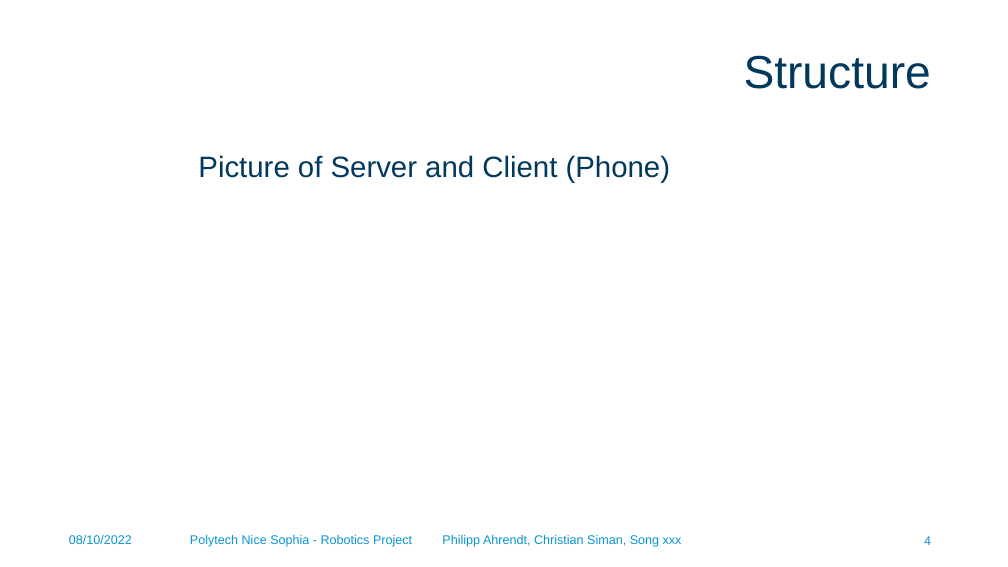
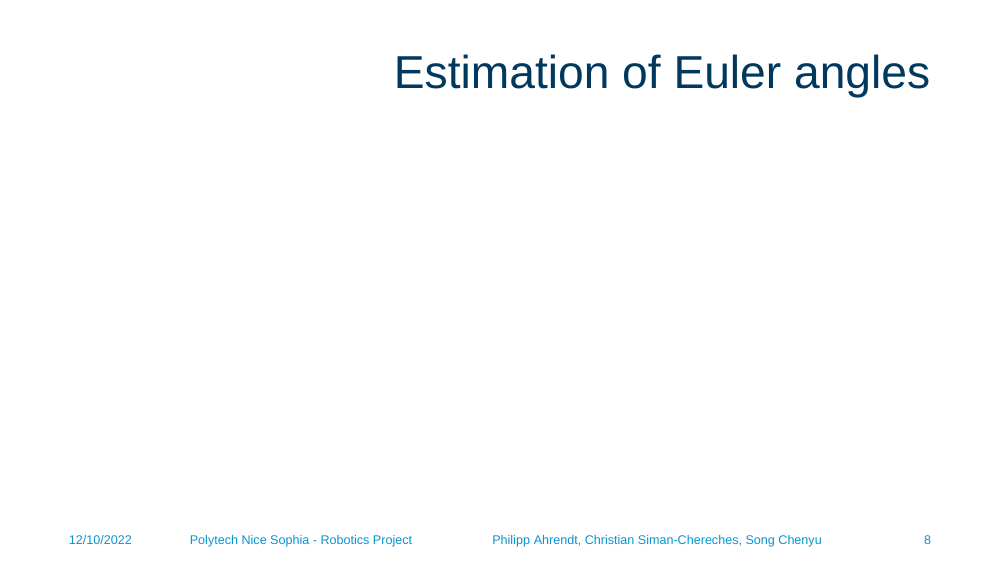
Before and after one commit to phiahr/accel_mouse, a slide deck: slide 8 of Robotics project.pptx (slide 4 before the commit). Drawn at 1008x567 pixels with LibreOffice and Linux fonts; fonts in the diff are those of the drawing; grey boxes stand for pictures; background and template pictures are left out. Boxes give left, top, right and bottom in pixels: in the first picture for what was removed or moved away, otherwise in the second. Text is boxed around its words. In the diff, an @@ line names an element or a change of style, - is before the commit and + after.

```diff
--- a/Robotics project.pptx
+++ b/Robotics project.pptx
@@ title at (394, 54, 930, 98): text changed @@
-Structure
+Estimation of Euler angles
@@ text removed at (198, 155, 671, 183) @@
-Picture of Server and Client (Phone)
@@ text at (69, 535, 132, 544): text changed @@
-08/10/2022
+12/10/2022
@@ text at (190, 535, 821, 547): text changed @@
-Polytech Nice Sophia - Robotics Project Philipp Ahrendt, Christian Siman, Song xxx
+Polytech Nice Sophia - Robotics Project Philipp Ahrendt, Christian Siman-Chereches, Song Chenyu
@@ page number removed at (924, 536, 931, 545) @@
-4
@@ page number added at (924, 535, 931, 544), 12 pt, text #0A95D2 @@
+8
```
Also in this commit, not shown: 7 other slides changed, 16 slides added, 2 slides removed, 5 other files.
